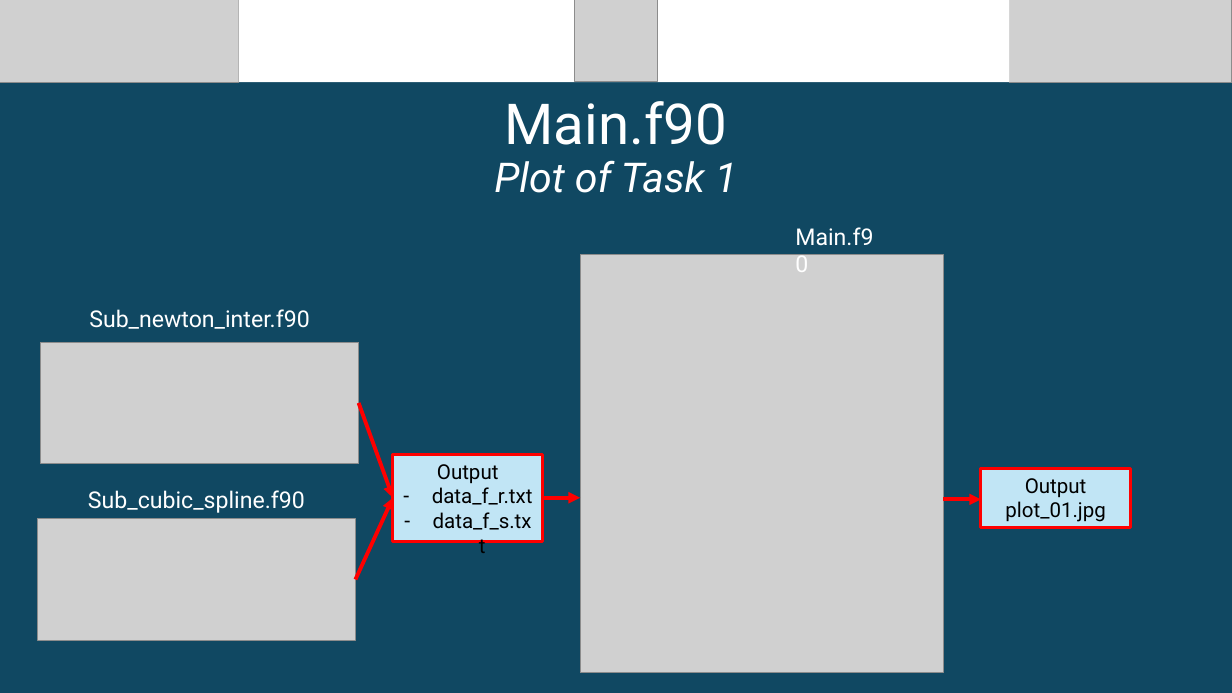
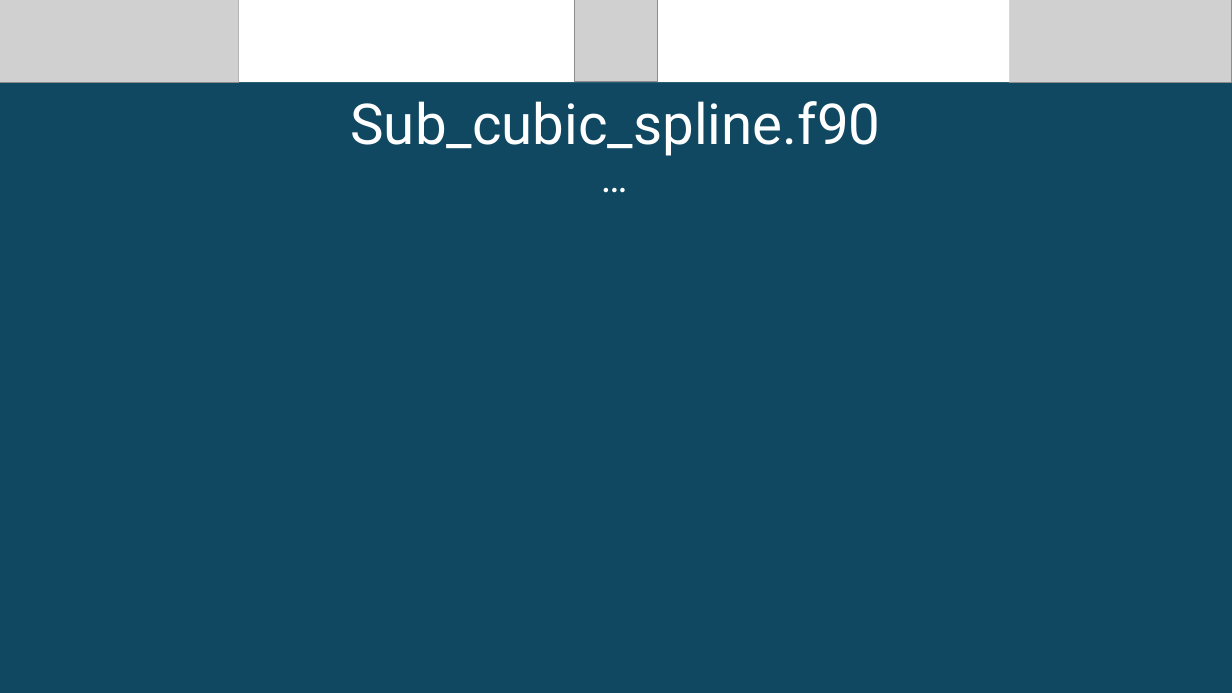
Before and after one commit to bornesko/Numerical_Methods, a slide deck: slide 15 of Defence.pptx (slide 11 before the commit). Drawn at 1232x693 pixels with LibreOffice and Linux fonts; fonts in the diff are those of the drawing; grey boxes stand for pictures. Boxes give left, top, right and bottom in pixels: in the first picture for what was removed or moved away, otherwise in the second. Text is boxed around its words. In the diff, an @@ line names an element or a change of style, - is before the commit and + after.

```diff
--- a/Defence.pptx
+++ b/Defence.pptx
@@ text at box(350, 101, 880, 156): text changed @@
-Main.f90
+Sub_cubic_spline.f90
@@ text at box(494, 160, 737, 193): text changed @@
-Plot of Task 1
+…
@@ text removed at box(795, 227, 873, 246) @@
-Main.f90
@@ picture removed at box(580, 255, 944, 673) @@
@@ text removed at box(89, 309, 309, 329) @@
-Sub_newton_inter.f90
@@ picture removed at box(41, 342, 359, 464) @@
@@ arrow removed from (359, 403) to (393, 498) @@
@@ rectangle removed at box(393, 455, 543, 542) @@
-Output
-– data_f_r.txt
-– data_f_s.txt
@@ rectangle removed at box(982, 469, 1131, 528) @@
-Output
-plot_01.jpg
@@ text removed at box(88, 490, 305, 513) @@
-Sub_cubic_spline.f90
@@ arrow removed from (356, 579) to (393, 498) @@
@@ arrow removed from (543, 498) to (580, 498) @@
@@ arrow removed from (944, 499) to (982, 499) @@
@@ picture removed at box(38, 518, 356, 640) @@
```
Also in this commit, not shown: 4 other slides changed, 3 slides added, 1 slide removed, 14 other files.
